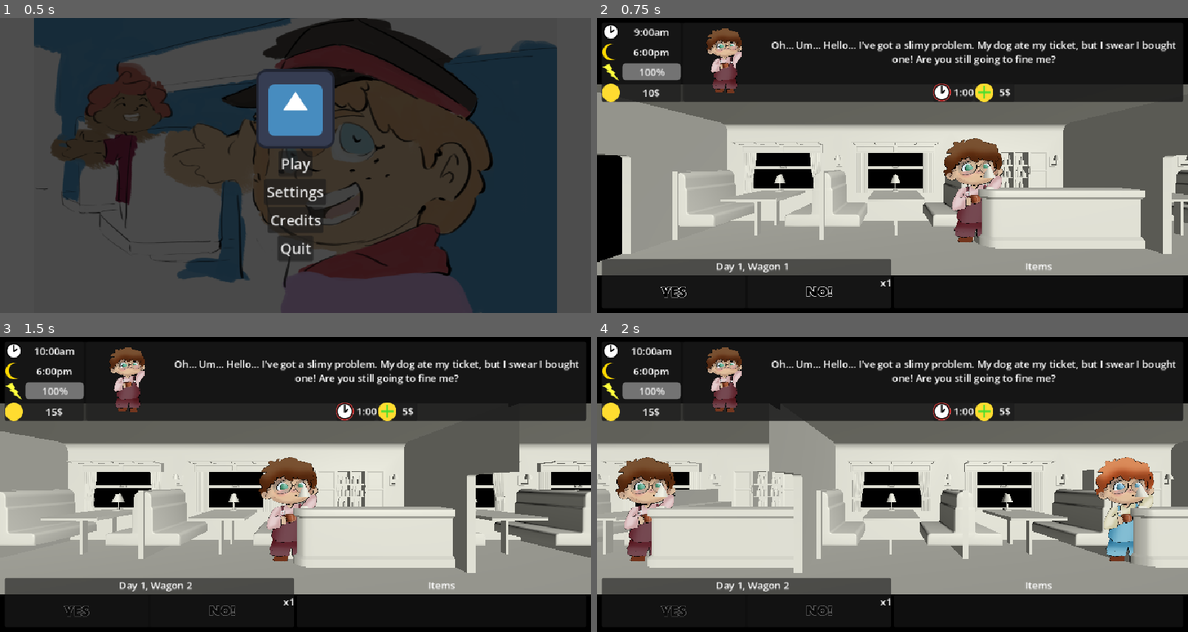
Above: before the commit, frames 1-4 (two rows, left to right).
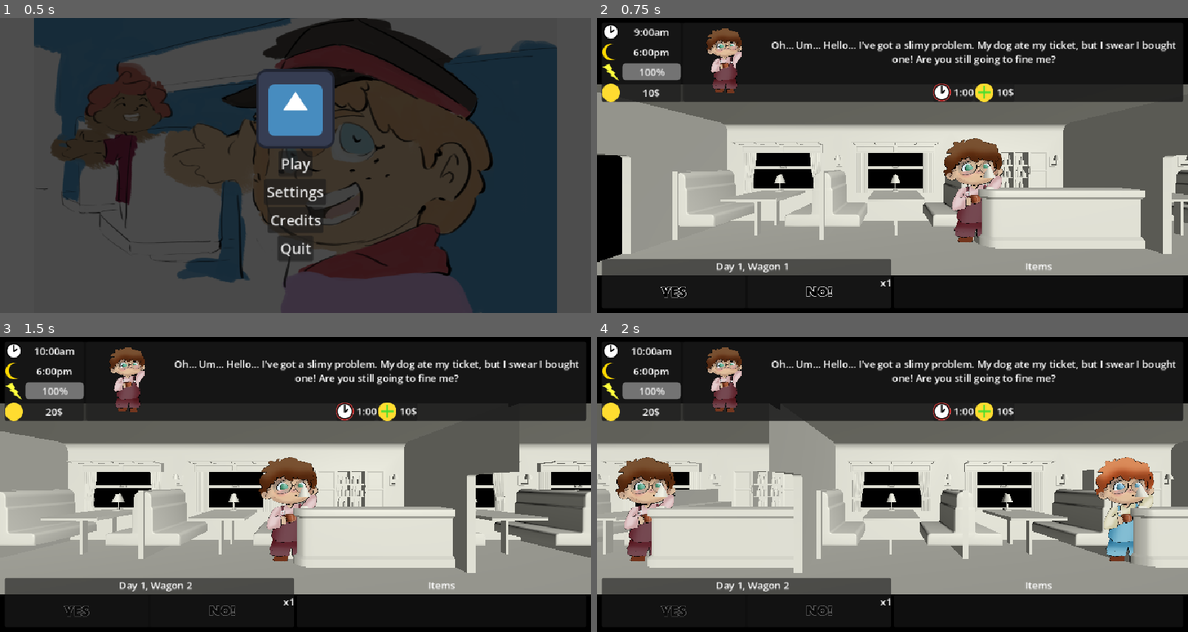
Above: after the commit, the same moments.

Repository: Smg065/WGJ2026
Game: Godot game, scene res://Scenes/MainMenu.tscn
Same seed, same stepped clock (60 frames per second), same inputs: the game is played once before the commit and once after it. The engine's default icon, where the game draws it, is replaced by a stand-in: a white triangle on a blue panel in a dark square.
Inputs (mouse positions are in pixels of both pictures, inside the frame that each line leads up to):
- Up to frame 1 (0.5 s): no input
- Up to frame 2 (0.75 s): click "Play" at 0.5 s
- Up to frame 3 (1.5 s): click (76, 611) at 1.25 s
- Up to frame 4 (2 s): no input

Frame 1 is identical in both runs. In frame 2, less than 0.1% of the frame differs, in the area x 67-71%, y 24-27%; in frame 3, less than 0.1%, in the area x 7-71%, y 24-27%; in frame 4, less than 0.1%.

Commit message:
Updated balance + new model

Diff:
--- a/Resources/Requests/AnvilPassanger.tres
+++ b/Resources/Requests/AnvilPassanger.tres
@@ -9,6 +9,7 @@
 dialogueFr = "Je voyage avec des cadeaux pour mes neveux. Des p'tites enclumes trop mignonnes ! Mais c'est bien trop lourd pour pouvoir les mettre seul dans le porte-bagage. Un coup de main ? "
 energyCost = 40
 timeCost = 2
+moneyCost = -10
 minDay = 4
 charWagon = ExtResource("1_1nh2u")
 charProfile = ExtResource("1_1nh2u")
--- a/Resources/Requests/CrappySeat.tres
+++ b/Resources/Requests/CrappySeat.tres
@@ -9,7 +9,7 @@
 dialogueFr = "Bonjour, je… euh… j’ai accidentellement fait caca sur le siège pendant que je dormais. Tenez, voici de l’argent. Nettoyez ce désastre, et je m’éclipserai discrètement de honte."
 energyCost = 40
 timeCost = 3
-moneyCost = -15
+moneyCost = -25
 charWagon = ExtResource("1_oott1")
 charProfile = ExtResource("1_oott1")
 charYes = ExtResource("1_oott1")
--- a/Resources/Requests/DogTicket.tres
+++ b/Resources/Requests/DogTicket.tres
@@ -7,7 +7,7 @@
 script = ExtResource("2_oi8i8")
 dialogueEn = "Oh… Um… Hello… I've got a slimy problem. My dog ate my ticket, but I swear I bought one! Are you still going to fine me?"
 dialogueFr = "Oh... Hum.. Bonjour... J'ai un problème gluant. Mon chien à mangé mon ticket, mais je vous jure que je l'avais acheté ! Vous allez quand même me mettre une amende ?"
-moneyCost = -5
+moneyCost = -10
 charWagon = ExtResource("1_4vy1b")
 charProfile = ExtResource("1_4vy1b")
 charYes = ExtResource("1_4vy1b")
--- a/Resources/Requests/ExchangedSeats.tres
+++ b/Resources/Requests/ExchangedSeats.tres
@@ -11,6 +11,7 @@
 yesTags = Array[String](["ExchangedSeats"])
 energyCost = 30
 timeCost = 3
+moneyCost = -5
 minDay = 3
 charWagon = ExtResource("1_kr5al")
 charProfile = ExtResource("1_kr5al")
--- a/Resources/Requests/ExchangedSeats2.tres
+++ b/Resources/Requests/ExchangedSeats2.tres
@@ -11,7 +11,7 @@
 tagBlacklist = Array[String](["ExchangedSeats2"])
 yesTags = Array[String](["ExchangedSeats2"])
 timeCost = 2
-moneyCost = -10
+moneyCost = -15
 noCost = -1
 minDay = 3
 charWagon = ExtResource("1_iambi")
--- a/Resources/Requests/MadScientist3.tres
+++ b/Resources/Requests/MadScientist3.tres
@@ -12,7 +12,7 @@
 yesTags = Array[String](["MadScientist3"])
 energyCost = 20
 timeCost = 2
-moneyCost = -10
+moneyCost = -20
 minDay = 3
 charWagon = ExtResource("1_p71n0")
 charProfile = ExtResource("1_p71n0")
--- a/Resources/Requests/Mugger.tres
+++ b/Resources/Requests/Mugger.tres
@@ -7,6 +7,8 @@
 script = ExtResource("2_8i4sw")
 dialogueEn = "Hey, you! Gimme all your gold, or I'll mug ya! Name's Bernard. Bernard the Bandit. Mugging people is what I do. It's a living, you know!"
 dialogueFr = "Ouais, toi ! Donne-moi ton fric, sinon je te dépouille ! Moi c'est Bernard. Bernard le Bandit. Mon truc, c'est de détrousser les gens. Faut bien gagner sa vie, tu sais !"
+tagBlacklist = Array[String](["Mugger"])
+yesTags = Array[String](["Mugger"])
 energyCost = 10
 moneyCost = 80
 noCost = -1
--- a/Resources/Requests/OldLadyStory3.tres
+++ b/Resources/Requests/OldLadyStory3.tres
@@ -12,6 +12,7 @@
 yesTags = Array[String](["GrandmaStory3"])
 energyCost = 15
 timeCost = 4
+moneyCost = -5
 charWagon = ExtResource("1_iu4h2")
 charProfile = ExtResource("1_iu4h2")
 charYes = ExtResource("1_iu4h2")
--- a/Resources/Requests/OldLadyThanks.tres
+++ b/Resources/Requests/OldLadyThanks.tres
@@ -11,7 +11,7 @@
 tagBlacklist = Array[String](["GrandmaStory4"])
 yesTags = Array[String](["GrandmaStory4"])
 timeCost = 0
-moneyCost = -25
+moneyCost = -30
 charWagon = ExtResource("1_o2rgp")
 charProfile = ExtResource("1_o2rgp")
 charYes = ExtResource("1_o2rgp")
--- a/Resources/Requests/Painter.tres
+++ b/Resources/Requests/Painter.tres
@@ -10,6 +10,7 @@
 tagBlacklist = Array[String](["Painter"])
 yesTags = Array[String](["Painter"])
 timeCost = 4
+moneyCost = -10
 minDay = 4
 charWagon = ExtResource("1_2tgxq")
 charProfile = ExtResource("1_2tgxq")
--- a/Resources/Requests/SleepingPillSeller.tres
+++ b/Resources/Requests/SleepingPillSeller.tres
@@ -9,6 +9,7 @@
 dialogueFr = "Salut, l'amie. T'as l'air un peu crevée, non ? J'ai des pilules spéciales qui te redonneront un sacré coup de fouet… enfin, tôt ou tard. Alors, qu'est-ce t'en dis, l'amie ?"
 energyCost = -80
 timeCost = 5
+moneyCost = 5
 charWagon = ExtResource("1_fanxc")
 charProfile = ExtResource("1_fanxc")
 charYes = ExtResource("1_fanxc")
--- a/Resources/Requests/WarVeteran.tres
+++ b/Resources/Requests/WarVeteran.tres
@@ -1,6 +1,6 @@
 [gd_resource type="Resource" script_class="CharacterRequest" format=3 uid="uid://bt7rd2vuhc1u0"]
 
-[ext_resource type="Texture2D" uid="uid://coq4w2088wgrd" path="res://Sprites/Characters/NPC_27.png" id="1_4hp4h"]
+[ext_resource type="Texture2D" uid="uid://bdn1oyghbljke" path="res://Sprites/Characters/WW1_Veteran.png" id="1_4hp4h"]
 [ext_resource type="Script" uid="uid://crmyuhxtt7onq" path="res://Scripts/CharacterRequest.gd" id="2_akw4y"]
 
 [resource]
--- a/Resources/Requests/WarVeteran2.tres
+++ b/Resources/Requests/WarVeteran2.tres
@@ -1,6 +1,6 @@
 [gd_resource type="Resource" script_class="CharacterRequest" format=3 uid="uid://dtcc83fcwy3k7"]
 
-[ext_resource type="Texture2D" uid="uid://coq4w2088wgrd" path="res://Sprites/Characters/NPC_27.png" id="1_y1jlf"]
+[ext_resource type="Texture2D" uid="uid://bdn1oyghbljke" path="res://Sprites/Characters/WW1_Veteran.png" id="1_y1jlf"]
 [ext_resource type="Script" uid="uid://crmyuhxtt7onq" path="res://Scripts/CharacterRequest.gd" id="2_frt4j"]
 
 [resource]
--- a/Resources/Requests/WarVeteran3.tres
+++ b/Resources/Requests/WarVeteran3.tres
@@ -1,6 +1,6 @@
 [gd_resource type="Resource" script_class="CharacterRequest" format=3 uid="uid://dq84y50dcmakd"]
 
-[ext_resource type="Texture2D" uid="uid://coq4w2088wgrd" path="res://Sprites/Characters/NPC_27.png" id="1_crcsb"]
+[ext_resource type="Texture2D" uid="uid://bdn1oyghbljke" path="res://Sprites/Characters/WW1_Veteran.png" id="1_crcsb"]
 [ext_resource type="Script" uid="uid://crmyuhxtt7onq" path="res://Scripts/CharacterRequest.gd" id="2_jqoxq"]
 
 [resource]
@@ -11,6 +11,7 @@
 tagBlacklist = Array[String](["WarVeteran3"])
 yesTags = Array[String](["WarVeteran3"])
 energyCost = 5
+moneyCost = -5
 minDay = 3
 charWagon = ExtResource("1_crcsb")
 charProfile = ExtResource("1_crcsb")
--- a/Resources/Requests/WarVeteran4.tres
+++ b/Resources/Requests/WarVeteran4.tres
@@ -1,6 +1,6 @@
 [gd_resource type="Resource" script_class="CharacterRequest" format=3 uid="uid://kuu85vmv8wkx"]
 
-[ext_resource type="Texture2D" uid="uid://coq4w2088wgrd" path="res://Sprites/Characters/NPC_27.png" id="1_18aqf"]
+[ext_resource type="Texture2D" uid="uid://bdn1oyghbljke" path="res://Sprites/Characters/WW1_Veteran.png" id="1_18aqf"]
 [ext_resource type="Script" uid="uid://crmyuhxtt7onq" path="res://Scripts/CharacterRequest.gd" id="2_1ylvj"]
 
 [resource]
--- a/Resources/Requests/WarVeteran5.tres
+++ b/Resources/Requests/WarVeteran5.tres
@@ -1,6 +1,6 @@
 [gd_resource type="Resource" script_class="CharacterRequest" format=3 uid="uid://2yc1nqraxs1l"]
 
-[ext_resource type="Texture2D" uid="uid://coq4w2088wgrd" path="res://Sprites/Characters/NPC_27.png" id="1_qlfqi"]
+[ext_resource type="Texture2D" uid="uid://bdn1oyghbljke" path="res://Sprites/Characters/WW1_Veteran.png" id="1_qlfqi"]
 [ext_resource type="Script" uid="uid://crmyuhxtt7onq" path="res://Scripts/CharacterRequest.gd" id="2_j7er3"]
 
 [resource]
@@ -11,7 +11,7 @@
 tagBlacklist = Array[String](["WarVeteran5"])
 yesTags = Array[String](["WarVeteran5"])
 energyCost = 20
-moneyCost = -15
+moneyCost = -35
 noCost = -1
 minDay = 3
 charWagon = ExtResource("1_qlfqi")
--- a/Resources/Requests/WorkoutBuddy2.tres
+++ b/Resources/Requests/WorkoutBuddy2.tres
@@ -12,6 +12,7 @@
 yesTags = Array[String](["WorkoutBuddy2"])
 energyCost = 60
 timeCost = 4
+moneyCost = -10
 noCost = -1
 minDay = 2
 charWagon = ExtResource("1_664l5")
Binary file added: Sprites/Characters/WW1_Veteran.png
Not shown, added: Sprites/Characters/WW1_Veteran.png.import
